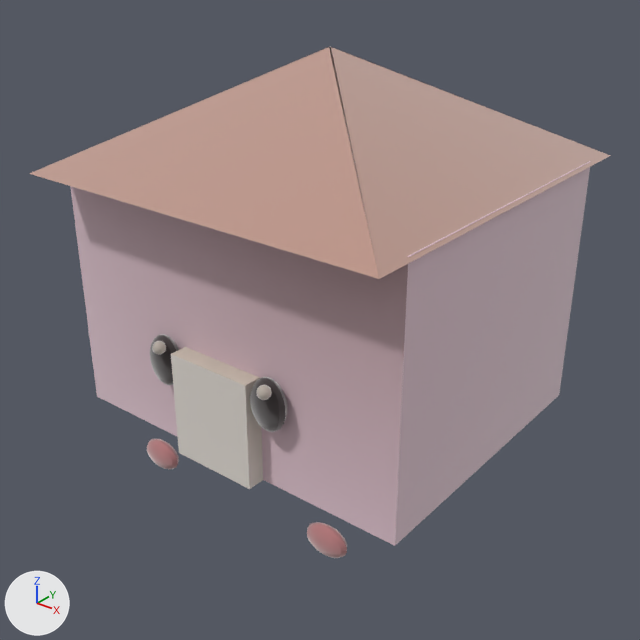
Two versions of the glTF model assets/models/pets/pf3763663.glb, one commit apart.
Rendered twice from a 50 mm lens placed at (0.552, -0.706, 0.533), pointed at (0.01, -0.028, 0.112). Every picture has the same lights, and +X, +Y and +Z are marked at lower left. The first picture is the older version. Vertices at exactly the same position are counted once.

Before the edit, the objects in view are built like this:
```python
me_pet_pf3763663 = bpy.data.meshes.new('pet_pf3763663')
me_pet_pf3763663.from_pydata(...)  # 614 vertices, 1192 faces; spans x -0.214..0.214, y -0.214..0.214, z -0.068..0.395
# faces by material slot: [12, 16, 12, 384, 384, 384]
me_pet_pf3763663.materials.append(mat_clay__ffd9e8_0_85)
me_pet_pf3763663.materials.append(mat_clay__c89a8b_0_85)
me_pet_pf3763663.materials.append(mat_clay__fff6ec_0_85)
me_pet_pf3763663.materials.append(mat_clay__4a4046_0_85)
me_pet_pf3763663.materials.append(mat_clay__ffffff_0_85)
me_pet_pf3763663.materials.append(mat_clay__ffb3c1_0_85)
ob_pet_pf3763663 = bpy.data.objects.new('pet_pf3763663', me_pet_pf3763663)
ob_pet_pf3763663.location = (0.0, 0.0, 0.0)
```
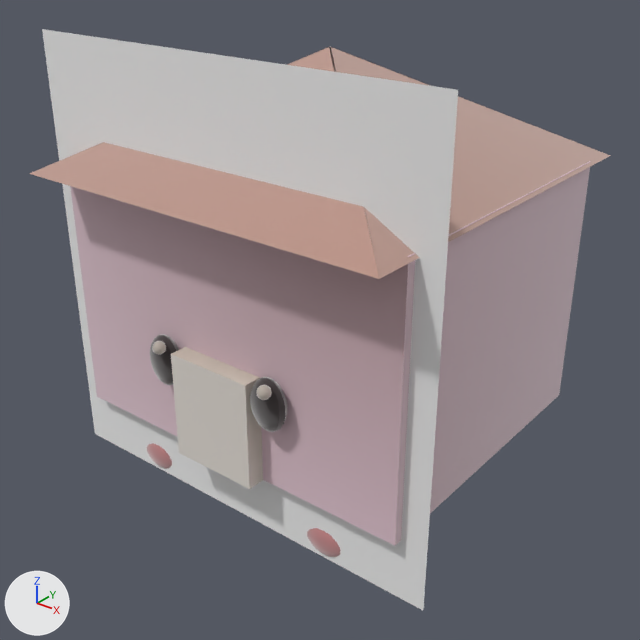
Boxes [x1, y1, x2, y2] around the edits, measured in the pictures (640 x 640 px):
'pet_pf3763663', reshaped (14% taller)
    before: [29, 47, 611, 558]
    after: [29, 29, 611, 610]
part 1 of me_pet_pf3763663, added
    after: [42, 29, 458, 610]
part 2 of me_pet_pf3763663, edited (looks the same)
    both: [29, 47, 611, 545]

Diff of the bpy script that builds the scene:
```diff
--- a/assets/models/pets/pf3763663.glb.py
+++ b/assets/models/pets/pf3763663.glb.py
@@ mat_clay__ffffff_0_9 @@
+mat_clay__ffffff_0_9 = bpy.data.materials.new('clay_#ffffff_0.9_-')
+mat_clay__ffffff_0_9.use_nodes = True; mat_clay__ffffff_0_9.node_tree.nodes.clear()
+_N = mat_clay__ffffff_0_9.node_tree.nodes; _L = mat_clay__ffffff_0_9.node_tree.links
+n0 = _N.new('ShaderNodeBsdfPrincipled'); n0.name = 'Principled BSDF'
+n0.inputs[2].default_value = 0.9  # 'Roughness'
+n0.inputs[24].default_value = 1.0  # 'Sheen Weight'
+n1 = _N.new('ShaderNodeOutputMaterial'); n1.name = 'Material Output'
+n2 = _N.new('ShaderNodeVertexColor'); n2.name = 'Color Attribute'
+_L.new(n0.outputs[0], n1.inputs[0])  # 'BSDF' to 'Surface'
+_L.new(n2.outputs[0], n0.inputs[0])  # 'Color' to 'Base Color'
@@ me_pet_pf3763663 @@
 # used by ob_pet_pf3763663; location = (0.0, 0.0, 0.0)
 # verts and faces of me_pet_pf3763663; kept vertices keep their numbers, new ones are numbered from 614
-me_pet_pf3763663.from_pydata(...)  # 614 vertices, 1192 faces; spans x -0.214..0.214, y -0.214..0.214, z -0.068..0.395
+me_pet_pf3763663.from_pydata(...)  # 618 vertices, 1194 faces; spans x -0.238..0.238, y -0.214..0.214, z -0.068..0.408
+# me_pet_pf3763663 part 1
+verts[614] = (-0.238, -0.16, -0.068)  # pixel (94, 433)
+verts[615] = (0.238, -0.16, -0.068)  # pixel (423, 610)
+verts[616] = (0.238, -0.16, 0.408)  # pixel (458, 89)
+verts[617] = (-0.238, -0.16, 0.408)  # pixel (42, 29)
+faces += [(614, 615, 616), (614, 616, 617)]  # mat_clay__ffffff_0_9
+# me_pet_pf3763663 part 2: 23 kept faces spanning x -0.214..0.214, y -0.214..0.214, z 0.0..0.395 get new vertex colours; the middle colour goes from light grey #cac4be to light grey #c8c2bb
 me_pet_pf3763663.materials.append(mat_clay__ffd9e8_0_85)
@@ me_pet_pf3763663 @@
 me_pet_pf3763663.materials.append(mat_clay__ffb3c1_0_85)
+me_pet_pf3763663.materials.append(mat_clay__ffffff_0_9)
```
